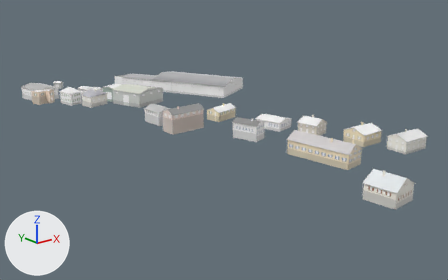
An edit to the glTF model world/buildings/b_-36_3.glb, drawn before and after from the same camera.
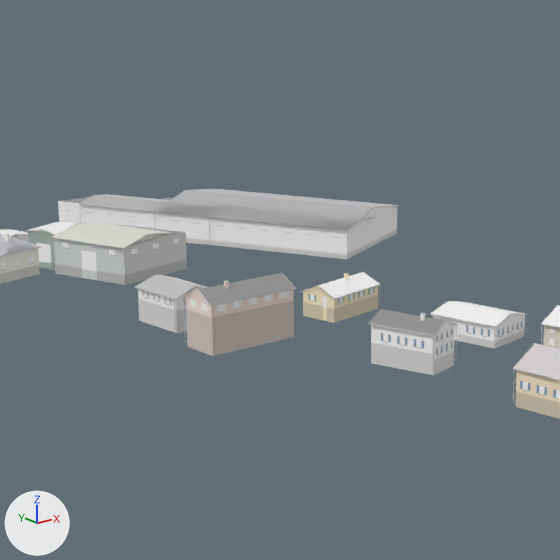
Each version is shown whole from a camera (50 mm lens) standing at (-9188.0, -1138.0, 346.0) and looking at (-9000.0, -903.0, 252.0), then close up on the part from 21% to 68% of the width and 0% to 76% of the height. Every picture has the same lights, and +X, +Y and +Z are marked at lower left. The older version's two pictures come first. Vertices at exactly the same position are counted once.

The older version as bpy lines, for what is in view:
```python
me_bld = bpy.data.meshes.new('bld')
me_bld.from_pydata(...)  # 8084 vertices, 5526 faces; spans x -9060.0..-8932.0, y -1029.0..-769.0, z 258.0..281.0
me_bld.materials.append(mat_building)
ob_bld = bpy.data.objects.new('bld', me_bld)
ob_bld.location = (0.0, 0.0, 0.0)
```
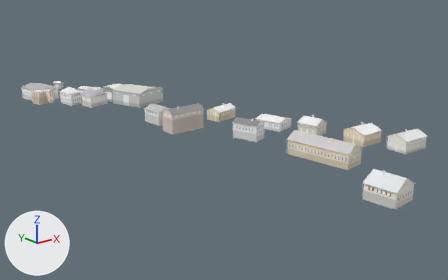
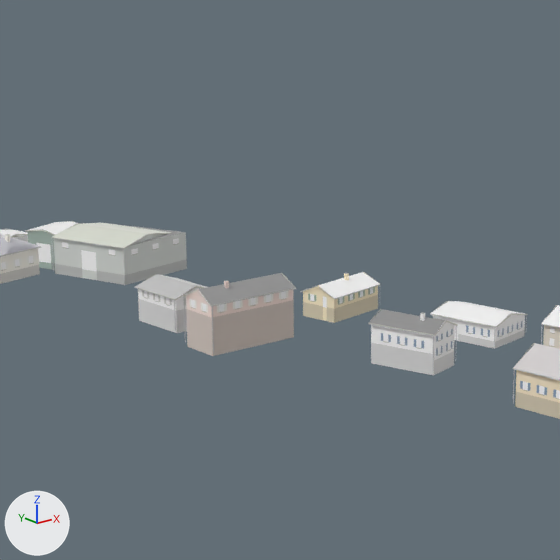
Boxes [x1, y1, x2, y2] around the edits, measured in the close-ups (560 x 560 px):
'bld', reshaped: before [0, 189, 560, 419]; after [0, 221, 560, 419]
part 1 of me_bld, deleted: before [58, 189, 399, 259]

What changed in the scene script:
```text
Change me_bld:
    used by ob_bld; location = (0.0, 0.0, 0.0)
    remove me_bld.from_pydata(...)  # 8084 vertices, 5526 faces; spans x -9060.0..-8932.0, y -1029.0..-769.0, z 258.0..281.0
    add me_bld.from_pydata(...)  # 7450 vertices, 5054 faces; spans x -9060.0..-8958.0, y -1029.0..-769.0, z 259.0..281.0
    me_bld part 1: 92 loose pieces with 634 vertices, spanning x -8994.0..-8932.0, y -852.0..-782.0, z 258.0..267.0, are deleted
```
